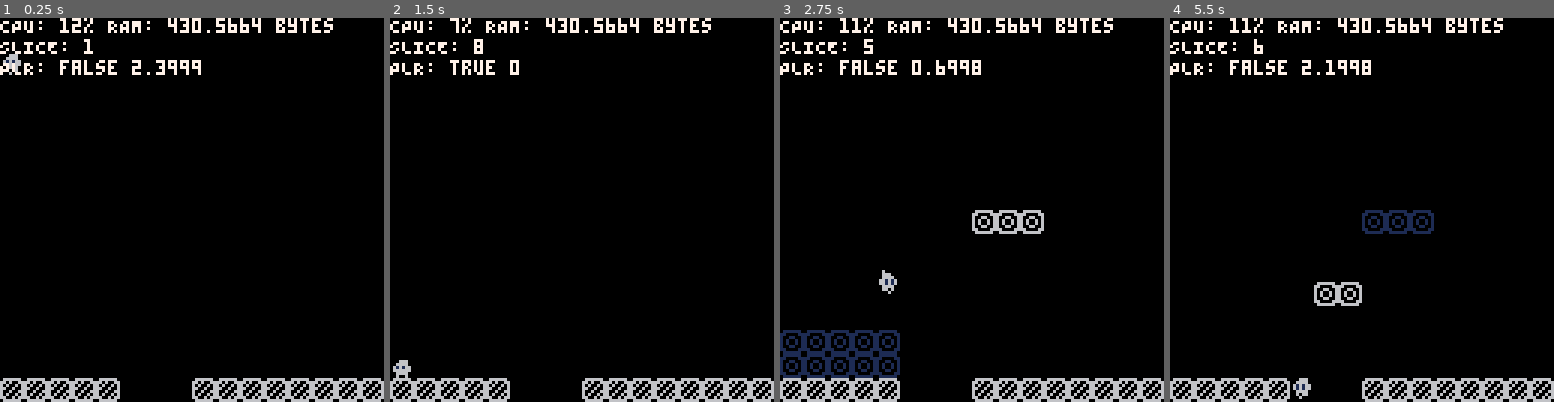
Above: before the commit, frames 1-4 (left to right).
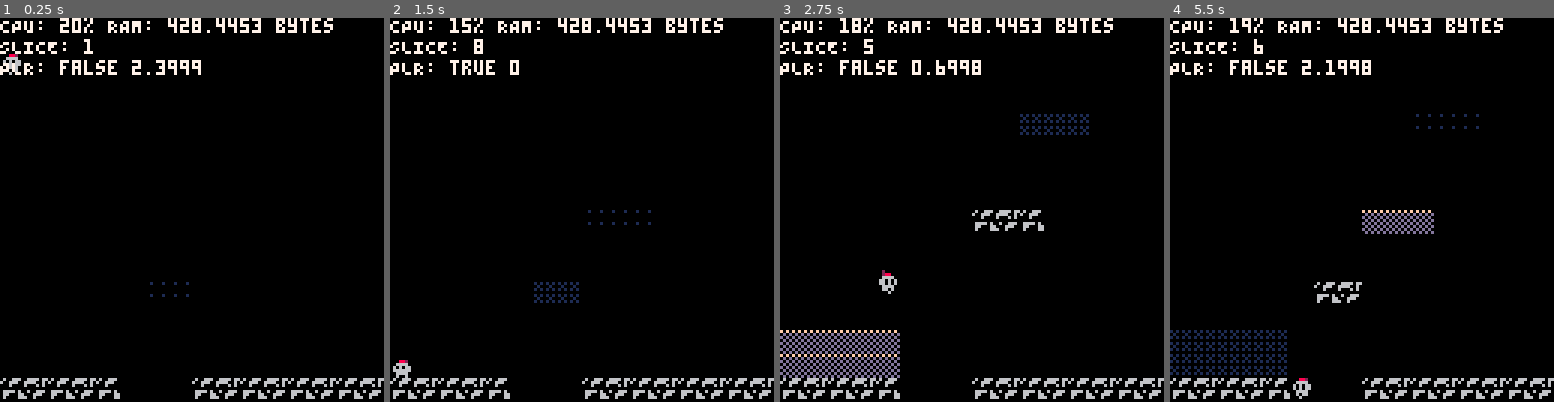
Above: after the commit, the same moments.

Repository: misclicl/revis-pico8
Game: PICO-8 cartridge prot.p8
The game is run twice, just before and just after one commit, with the same random seed, the same clock (stepped at 60 frames per second) and the same inputs.
Inputs:
- Up to frame 1 (0.25 s): no input
- Up to frame 2 (1.5 s): tap X (X key) at 0.33, 1.07 s; tap O (Z key) at 0.7 s
- Up to frame 3 (2.75 s): hold Right 1.6-2.1 s; tap O (Z key) at 1.7, 2.1, 2.5 s; tap X (X key) at 1.85 s; hold Up 2.15-2.42 s; hold Right from 2.47 s (still down)
- Up to frame 4 (5.5 s): tap O (Z key) every 0.4 s from 2.9 to 5.3 s; tap X (X key) at 2.97, 4.08, 5.2 s; release Right at 3.03 s; hold Left 3.08-3.58 s; hold Down 3.63-3.97 s; hold Right 4.02-4.68 s; hold Up 4.73-5.03 s; hold Left from 5.08 s (still down)

The runs differ from the first frame. In frame 1, 3.0% of the frame differs, in the area x 0-100%, y 0-100%; in frame 2, 4.0%; in frame 3, 7.0%; in frame 4, 5.5%.

Commit message:
Improve volume representation (hopefully)

Diff:
--- a/prot.p8
+++ b/prot.p8
@@ -106,6 +106,9 @@
 
 function _draw()
     cls()
+    -- for x=1,6000 do
+    --     pset(rnd(128),rnd(128),0)
+    -- end
 
     draw_dithered_gradient()
 
@@ -420,16 +423,24 @@
 end
 
 local scr_btm = 128
-local colors_by_depth = {
-    6,
-    13
+local render_distance = 4
+local sprites = {
+    18,
+    17,
+    16,
 }
+function isOdd(n)
+    return
+end
 
 function d_lvl(cmr_x, cmr_y)
     -- process current slice
-    local front_slice_idx = (plr.z + 1) % lr_h
-    local back_slice_idx = (plr.z - 1) % lr_h
-    local back_slice_idx_2 = (plr.z - 2) % lr_h
+
+    -- local front_slice_idx = (plr.z + 1) % lr_h
+    -- local back_slice_idx = (plr.z - 1) % lr_h
+    -- local back_slice_idx_2 = (plr.z - 2) % lr_h
+    -- local back_slice_idx_3 = (plr.z - 2) % lr_h
+    -- local back_slice_idx_4 = (plr.z - 2) % lr_h
 
     -- each cell of the current slice
     for y, row in pairs(world_positions[plr.z]) do
@@ -437,30 +448,44 @@
             local pos_x = x * 8
             local pos_y = y * 8
 
-            -- next
-            if obj_idx == NIL and get_block(x, y, back_slice_idx) ~= nil then
-                printh("hello")
-                spr(37, pos_x, pos_y)
-
-            -- last block
-            elseif (
-                obj_idx ~= NIL and
-                get_block(x, y, back_slice_idx) == nil and
-                get_block(x, y, front_slice_idx) ~= nil
-            ) then
-                spr(35, pos_x, pos_y)
-            -- in slice
-            elseif (
-                obj_idx ~= NIL and
-                get_block(x, y, back_slice_idx) ~= nil and
-                get_block(x, y, front_slice_idx) ~= nil
-            ) then
-                spr(34, pos_x, pos_y)
-            -- only curr
+            -- potential upcoming blocks
+            if obj_idx == NIL then
+                -- iteratively check deeper blocks
+                for i = 1, 3 do
+                    if get_block(x, y, (plr.z - i) % lr_h) ~= nil then
+                        spr(sprites[i], pos_x, pos_y)
+                        break
+                    end
+                end
             elseif obj_idx ~= NIL then
-                spr(33, pos_x, pos_y)
+                local sprt_idx = (x % 2 == 1) and 1 or 2
+                spr(sprt_idx, pos_x, pos_y)
             end
         end
+
+            -- -- next
+            -- if obj_idx == NIL and get_block(x, y, back_slice_idx) ~= nil then
+            --     spr(19, pos_x, pos_y)
+
+            -- -- last block
+            -- elseif (
+            --     obj_idx ~= NIL and
+            --     get_block(x, y, back_slice_idx) == nil and
+            --     get_block(x, y, front_slice_idx) ~= nil
+            -- ) then
+            --     spr(35, pos_x, pos_y)
+            -- -- in slice
+            -- elseif (
+            --     obj_idx ~= NIL and
+            --     get_block(x, y, back_slice_idx) ~= nil and
+            --     get_block(x, y, front_slice_idx) ~= nil
+            -- ) then
+            --     spr(26, pos_x, pos_y)
+            -- -- only curr
+            -- elseif obj_idx ~= NIL then
+            --     spr(33, pos_x, pos_y)
+            -- end
+        -- end
     end
 
 end
@@ -686,3 +711,6 @@
 0025262725260527252525250000000000000000000000000000000000000000000000000000000000000000000000000000000000000000000000000000000000000000000000000000000000000000000000000000000000000000000000000000000000000000000000000000000000000000000000000000000000000000
 0025252525260536252528250000000000000000000000000000000000000000000000000000000000000000000000000000000000000000000000000000000000000000000000000000000000000000000000000000000000000000000000000000000000000000000000000000000000000000000000000000000000000000
 0022222222222222222222220500000500000000000000000000000000000000000000000000000000000000000000000000000000000000000000000000000000000000000000000000000000000000000000000000000000000000000000000000000000000000000000000000000000000000000000000000000000000000
+0000000000000000252500000000000000000000000000000000000000000000000000000000000000000000000000000000000000000000000000000000000000000000000000000000000000000000000000000000000000000000000000000000000000000000000000000000000000000000000000000000000000000000
+101112131415161718191a1b1c00000000000000000000000000000000000000000000000000000000000000000000000000000000000000000000000000000000000000000000000000000000000000000000000000000000000000000000000000000000000000000000000000000000000000000000000000000000000000
+101112131415161718191a1b1c00000000000000000000000000000000000000000000000000000000000000000000000000000000000000000000000000000000000000000000000000000000000000000000000000000000000000000000000000000000000000000000000000000000000000000000000000000000000000
Not shown, changed: 38 lines of the sprite sheet (__gfx__) section of prot.p8
